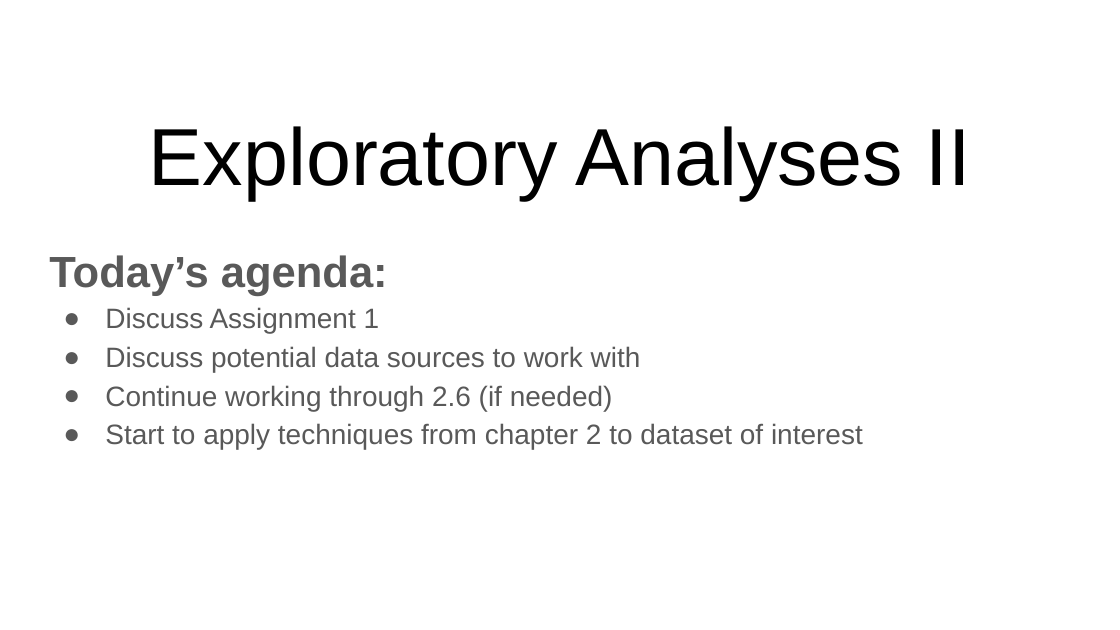
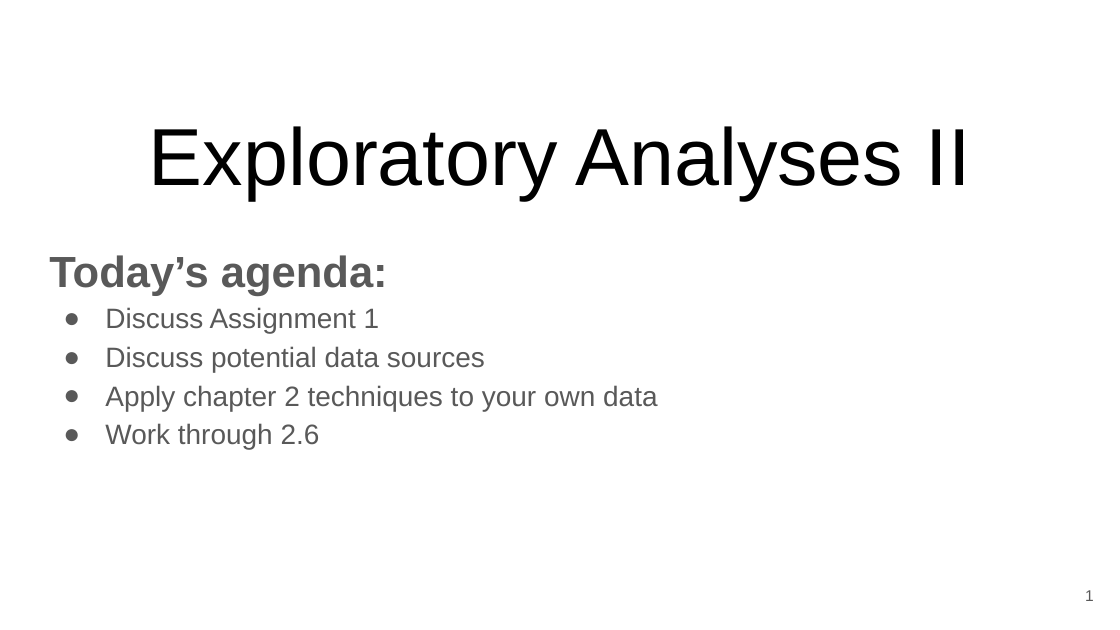
Before and after one commit to bmaitner/biometry_course, a slide deck: slide 1 of lectures/Lecture_06_exploratory_analyses_II.pptx. Drawn at 1120x630 pixels with LibreOffice and Linux fonts; fonts in the diff are those of the drawing. Boxes give left, top, right and bottom in pixels: in the first picture for what was removed or moved away, otherwise in the second. Text is boxed around its words. In the diff, an @@ line names an element or a change of style, - is before the commit and + after.

Commit message:
lecture 06 updated, converted assignment text to md files

```diff
--- a/lectures/Lecture_06_exploratory_analyses_II.pptx
+++ b/lectures/Lecture_06_exploratory_analyses_II.pptx
@@ subtitle at [105,346,657,450]: text changed @@
-● Discuss potential data sources to work with
-● Continue working through 2.6 (if needed)
-● Start to apply techniques from chapter 2 to dataset of interest
+● Discuss potential data sources
+● Apply chapter 2 techniques to your own data
+● Work through 2.6
@@ page number added at [1085,590,1094,601], 10 pt, text #595959 @@
+1
```
Also in this commit, not shown: 11 other slides changed, 20 slides added, 22 other files.
